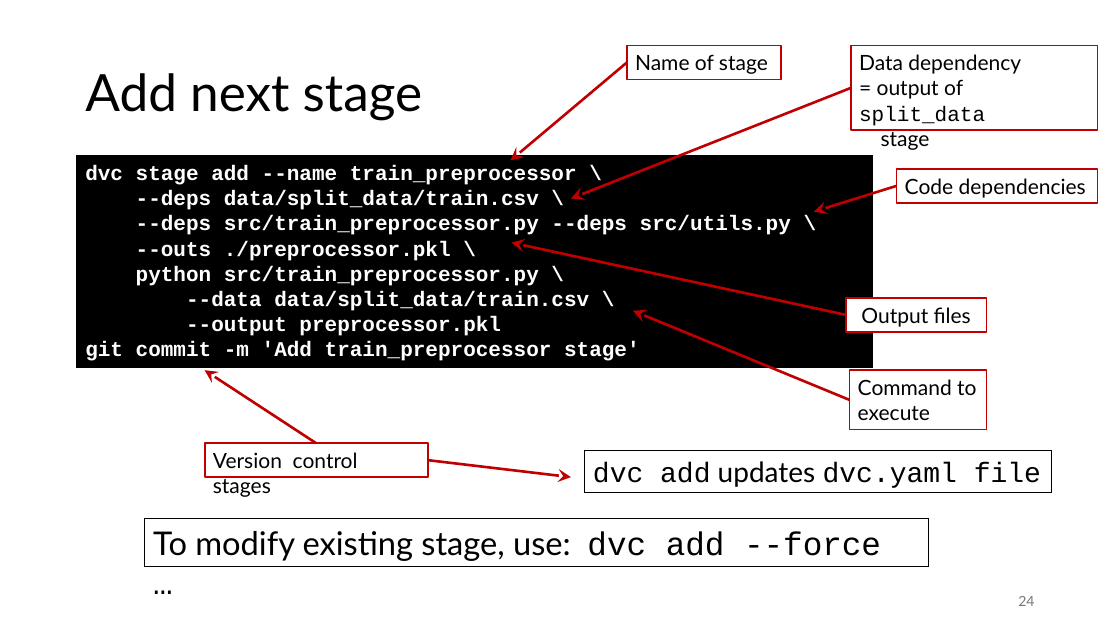
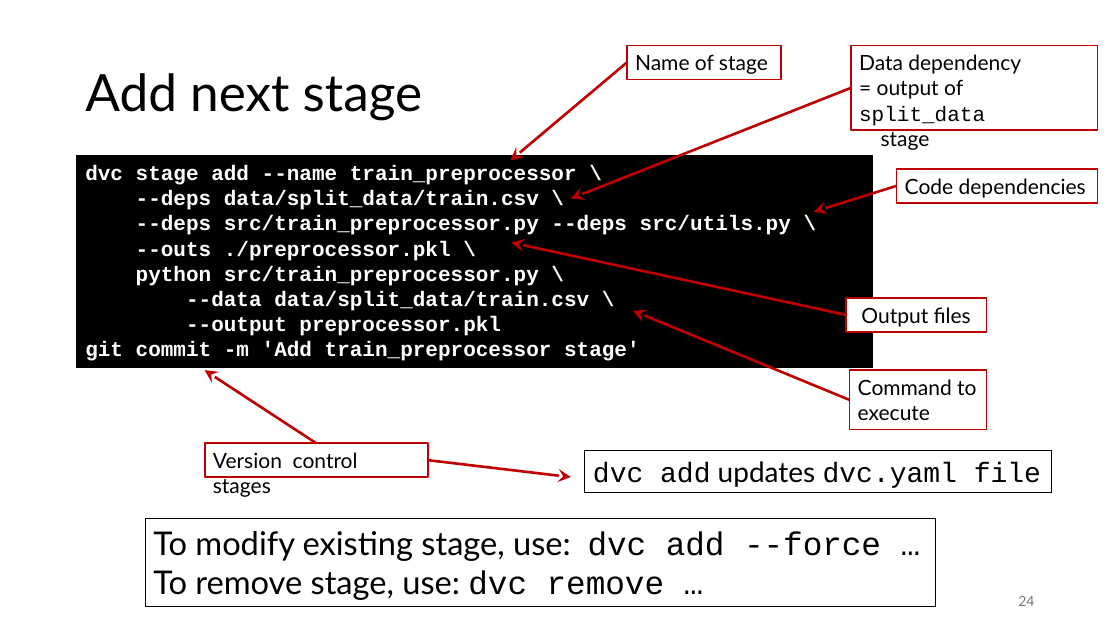
Before and after one commit to gjbex/MLOps-on-HPC, a slide deck: slide 24 of mlops_on_hpc.pptx. Drawn at 1120x630 pixels with LibreOffice and Linux fonts; fonts in the diff are those of the drawing. Boxes give left, top, right and bottom in pixels: in the first picture for what was removed or moved away, otherwise in the second. Text is boxed around its words. In the diff, an @@ line names an element or a change of style, - is before the commit and + after.

Commit message:
Add remarks on stage management

```diff
--- a/mlops_on_hpc.pptx
+++ b/mlops_on_hpc.pptx
@@ rectangle "To modify existing stage, use: ...": place and size @@
-rectangle "To modify existing stage, use: ..." at box(145, 518, 929, 566)
+rectangle "To modify existing stage, use: ..." at box(145, 518, 936, 606)
@@ text in rectangle at box(153, 570, 664, 600): paragraph added @@
+To remove stage, use: dvc remove …
```
Also in this commit, not shown: 3 other slides changed.
